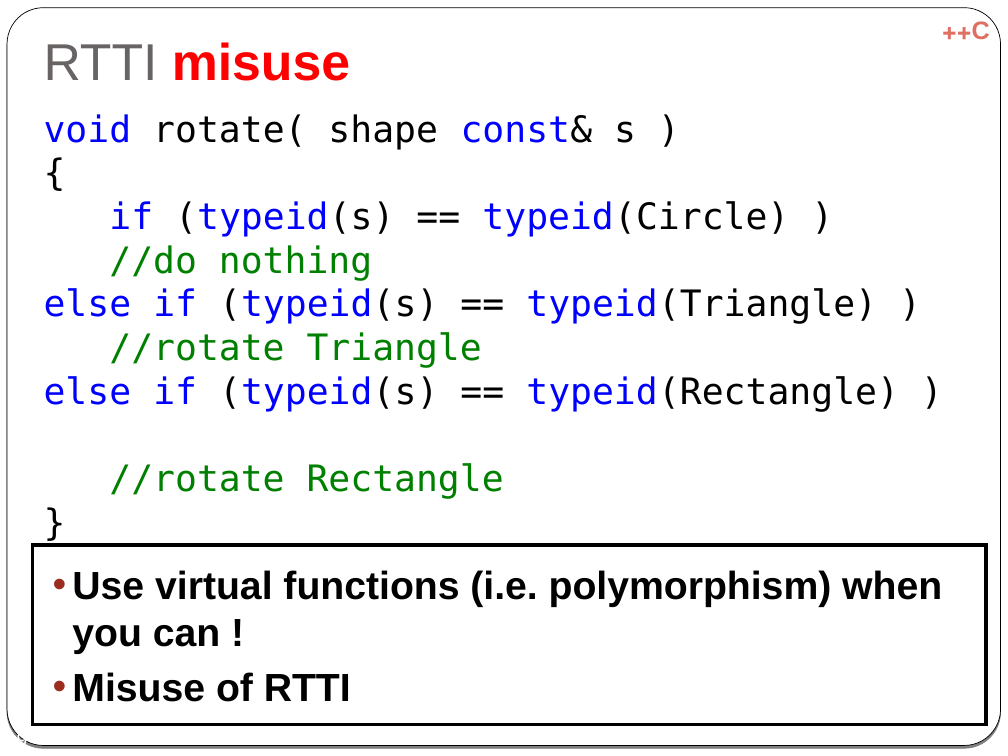
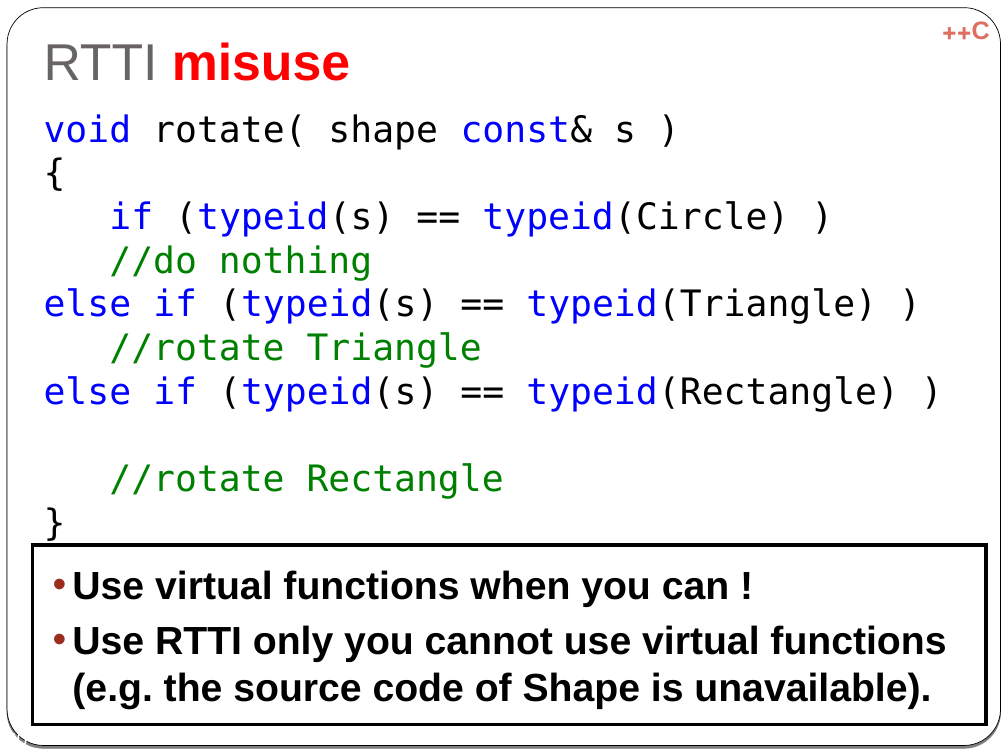
Before and after one commit to cpp-at-ariel/cpp-5778, a slide deck: slide 20 of week07-diamond-rtti/slides-rtti.odp (slide 19 before the commit). Drawn at 1008x756 pixels with LibreOffice and Linux fonts; fonts in the diff are those of the drawing. Boxes give left, top, right and bottom in pixels: in the first picture for what was removed or moved away, otherwise in the second. Text is boxed around its words. In the diff, an @@ line names an element or a change of style, - is before the commit and + after.

Commit message:
prepare week 7 - rtti

```diff
--- a/week07-diamond-rtti/slides-rtti.odp
+++ b/week07-diamond-rtti/slides-rtti.odp
@@ text in rectangle at (72, 570, 946, 709): text changed @@
-• Use virtual functions (i.e. polymorphism) when you can !
-• Misuse of RTTI
+• Use virtual functions when you can !
+• Use RTTI only you cannot use virtual functions (e.g. the source code of Shape is unavailable).
@@ page number at (6, 731, 28, 745): text changed @@
-19
+20
```
Also in this commit, not shown: 8 other slides changed, 2 slides added, 2 slides removed, 51 other files.
